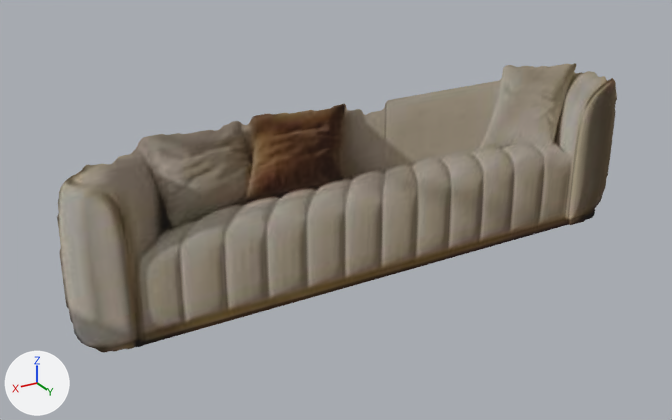
The glTF model assets/models/sofa_06.glb as it was, and as the next commit left it.
Camera for both pictures: a 50 mm lens placed at (1.67, 2.48, 1.59), pointed at (0.16, -0.04, 0.33). Arrows for +X, +Y and +Z are at lower left; the lights stay in place. The older version comes first.

Script lines for the objects in view, before the commit:
```python
me_mesh_0 = bpy.data.meshes.new('Mesh_0')
me_mesh_0.from_pydata(...)  # 4 vertices, 2 faces; spans x -1.15..1.15, y 0.0, z 0.0..0.8
me_mesh_0.materials.append(mat_material_0)
ob_sofacutout = bpy.data.objects.new('SofaCutout', me_mesh_0)
ob_sofacutout.location = (0.0, 0.0, 0.0)
```
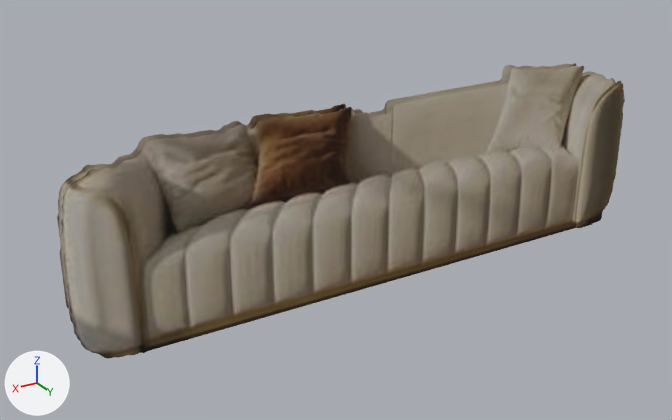
The newer file is also turned or shifted as a whole; pictures and numbers use the older file's frame.

Location of each change, (x1, y1, x2, y2) in pixels of the pictures (672 x 420 px):
'SofaCutout', reshaped: before (57, 63, 617, 353); after (57, 63, 625, 359)
part 1 of me_mesh_0, added (brown): after (61, 66, 625, 359)

The change in detail:
me_mesh_0 is used by ob_sofacutout; location (0.0, 0.0, 0.0).
me_mesh_0 had 4 vertices, 2 faces and spanned x -1.15..1.15, y 0.0, z 0.0..0.8.
me_mesh_0 now has 8 vertices, 4 faces and spans x -1.15..1.15, y 0.0..0.04, z 0.0..0.8.
me_mesh_0 part 1: the loose piece of 4 vertices spanning x -1.15..1.15, y 0.0, z 0.0..0.8 is copied, and the copy is moved by (0.0, 0.04, 0.0); it spans x -1.15..1.15, y 0.04, z 0.0..0.8.
